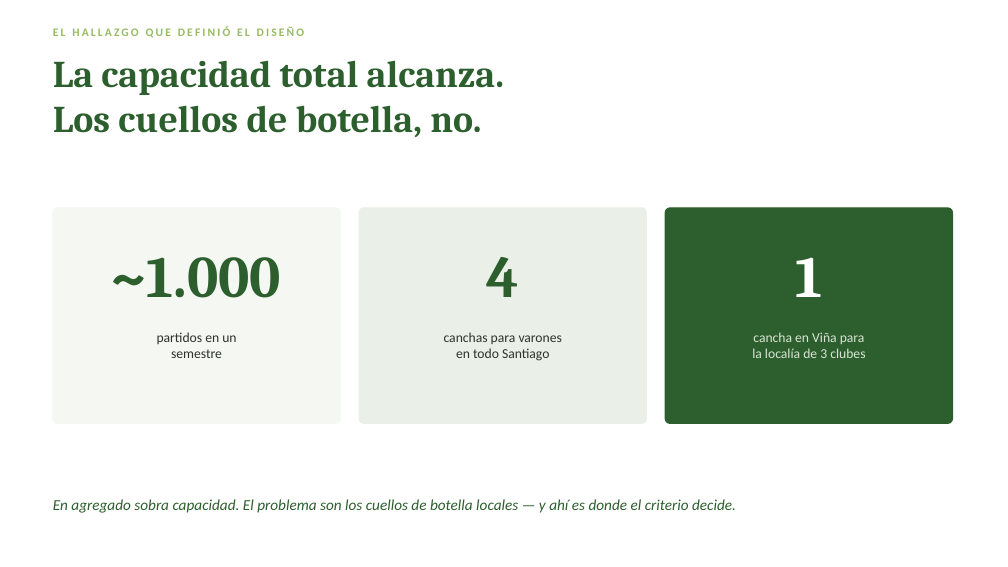
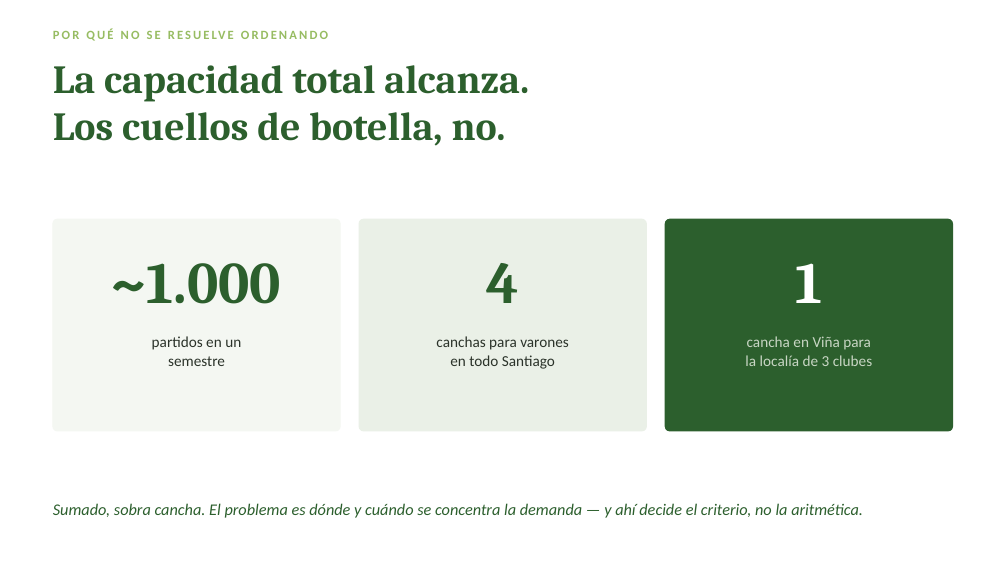
Before and after one commit to Panchoapc/hockey-planner, a slide deck: slide 6 of Caso-Practico-WhereX-Francisco-Pieper.pptx. Drawn at 1008x567 pixels with LibreOffice and Linux fonts; fonts in the diff are those of the drawing. Boxes give left, top, right and bottom in pixels: in the first picture for what was removed or moved away, otherwise in the second. Text is boxed around its words. In the diff, an @@ line names an element or a change of style, - is before the commit and + after.

```diff
--- a/Caso-Practico-WhereX-Francisco-Pieper.pptx
+++ b/Caso-Practico-WhereX-Francisco-Pieper.pptx
@@ text at <box>53,26,304,38</box>: text changed; size 11 to 12 pt @@
-EL HALLAZGO QUE DEFINIÓ EL DISEÑO
+POR QUÉ NO SE RESUELVE ORDENANDO
@@ text "La capacidad total alcanza." at <box>53,65,529,146</box>: size 36 to 38 pt; line spacing 42pt to 45pt @@
@@ text "~1.000": place and size @@
-text "~1.000" at <box>112,257,281,298</box>
+text "~1.000" at <box>112,263,281,304</box>
@@ text "4": place and size @@
-text "4" at <box>486,257,519,297</box>
+text "4" at <box>486,263,519,303</box>
@@ 3 rounded rectangles: place and size @@
-3 rounded rectangles at <box>53,208,953,423</box>
+3 rounded rectangles at <box>53,219,953,431</box>
@@ text "1": place and size @@
-text "1" at <box>795,257,822,297</box>
+text "1" at <box>795,263,822,303</box>
@@ text "partidos en un" at <box>152,336,241,366</box>: size 13 to 14.5 pt @@
@@ text "canchas para varones" at <box>436,336,569,369</box>: size 13 to 14.5 pt @@
@@ text "cancha en Viña para" at <box>745,336,872,366</box>: size 13 to 14.5 pt, text colour #D9E4D6 to #C8D6C4 @@
@@ text at <box>53,503,863,518</box>: text changed; size 14.5 to 15.5 pt @@
-En agregado sobra capacidad. El problema son los cuellos de botella locales — y ahí es donde el criterio decide.
+Sumado, sobra cancha. El problema es dónde y cuándo se concentra la demanda — y ahí decide el criterio, no la aritmética.
```
Also in this commit, not shown: 8 other slides changed, 9 slides added, 7 slides removed, 1 other file.
